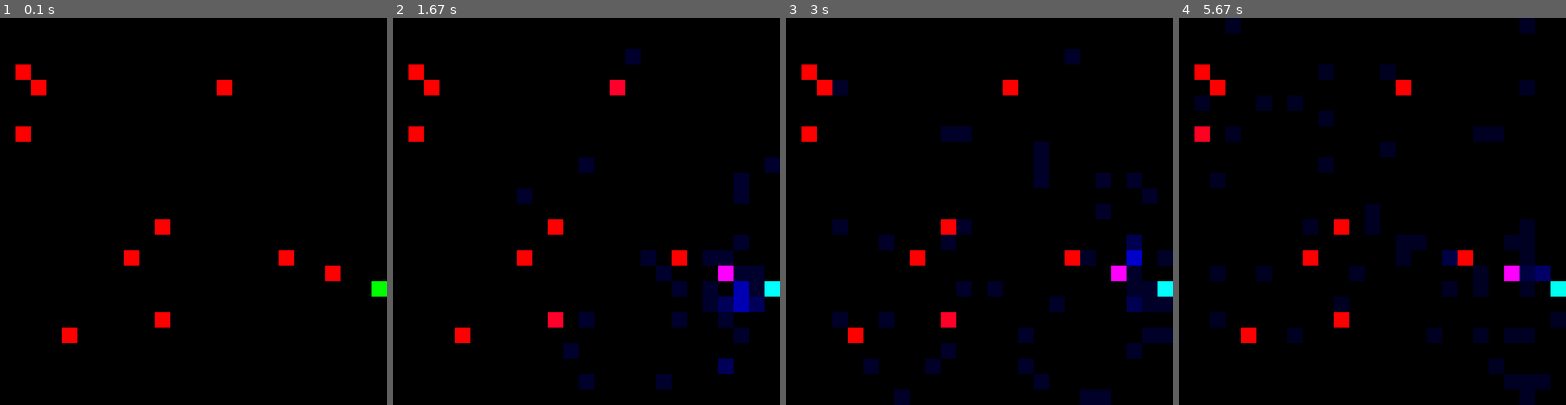
Above: before the commit, frames 1-4 (left to right).
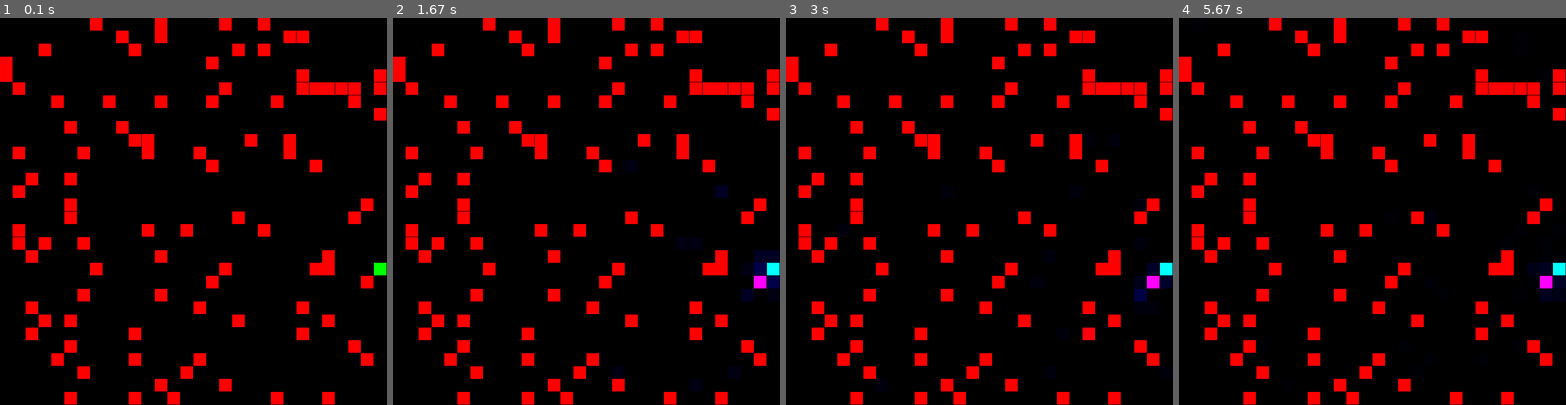
Above: after the commit, the same moments.

Repository: gandie/Ants
Game: pygame game, started from pygame_main.py
Same seed, same stepped clock (60 frames per second), same inputs: the game is played once before the commit and once after it.
Inputs:
- Up to frame 1 (0.1 s): no input
- Up to frame 2 (1.67 s): hold Up 0.33-0.8 s; hold Down 0.83-1.3 s; hold Up from 1.33 s (still down)
- Up to frame 3 (3 s): release Up at 1.8 s; hold Down 1.83-2.3 s; hold Up 2.33-2.8 s; hold Down from 2.83 s (still down)
- Up to frame 4 (5.67 s): release Down at 3.3 s; hold Up 3.33-3.8 s; hold Down 3.83-4.3 s; hold Up 4.33-4.8 s; hold Down 4.83-5.3 s; hold Up from 5.33 s (still down)

The runs differ from the first frame. In frame 1, 12% of the frame differs, in the area x 0-100%, y 0-100%; in frame 2, 16%; in frame 3, 18%; in frame 4, 19%.

Commit message:
autopep8 and minor changes.

Diff:
--- a/engine.py
+++ b/engine.py
@@ -1,26 +1,25 @@
 import random
 import time
 
+
 class Field(object):
 
-    def __init__(self, x = 0, y = 0,
-                 foodpath = 0, food = 0,
-                 homepath = 0,
-                 blocked = False, home = False
-    ):
+    def __init__(self, x=0, y=0, food=0,
+                 blocked=False, home=False
+                 ):
         self.x = x
         self.y = y
-        self.foodpath = foodpath
-        self.homepath = homepath
         self.food = food
         self.blocked = blocked
         self.home = home
 
         self.neighbours = []
 
+
 class Grid(object):
-    def __init__(self, size_x = 10, size_y = 10, food_quant = 1,
-                 min_food = 1000, max_food = 5000):
+
+    def __init__(self, size_x=10, size_y=10, food_quant=1,
+                 min_food=1000, max_food=5000):
         self.size_x = size_x
         self.size_y = size_y
         self.food_quant = food_quant
@@ -38,8 +37,8 @@
         for xi in range(self.size_x):
             for yi in range(self.size_y):
                 field = Field(
-                    x = xi,
-                    y = yi
+                    x=xi,
+                    y=yi
                 )
                 self.fields.append(field)
 
@@ -74,11 +73,11 @@
 
     def get_nfields(self, nx, ny):
         result = []
-        pos_x = [nx-1,nx,nx+1]
-        pos_y = [ny-1,ny,ny+1]
-        pos_comb = [(x,y) for x in pos_x for y in pos_y]
+        pos_x = [nx - 1, nx, nx + 1]
+        pos_y = [ny - 1, ny, ny + 1]
+        pos_comb = [(x, y) for x in pos_x for y in pos_y]
         for pos in pos_comb:
-            field = self.get_field_c(pos[0],pos[1])
+            field = self.get_field_c(pos[0], pos[1])
             if not field:
                 continue
             if field.x == nx and field.y == ny:
@@ -96,8 +95,9 @@
 
 
 class Ant(object):
-    def __init__(self, field = None, origin = None, home = None, engine = None,
-                 grid = None, state = 'food', inventory_size = 5):
+
+    def __init__(self, field=None, origin=None, home=None, engine=None,
+                 grid=None, state='food', inventory_size=5):
         self.field = field
         self.origin = origin
         self.home = home
@@ -112,11 +112,11 @@
         self.excitement = 10000
 
         self.state_map = {
-            'food' : self.search_food,
-            'idle' : self.do_nothing,
-            'take_food' : self.take_food,
-            'go_home' : self.go_home,
-            'return_home' : self.return_home
+            'food': self.search_food,
+            'idle': self.do_nothing,
+            'take_food': self.take_food,
+            'go_home': self.go_home,
+            'return_home': self.return_home
         }
 
     def run(self):
@@ -146,9 +146,10 @@
 
         # lookup food path
         if self.engine.ant_ai:
-            path_field = max(pfields, key = lambda field: field[1]) # 1 means food
+            # 1 means food
+            path_field = max(pfields, key=lambda field: field[1])
             if path_field[1] > 10:
-                new_field = path_field[0] # 0 means object
+                new_field = path_field[0]  # 0 means object
 
         # look for food
         food_field = [field for field in pfields if field[0].food > 0]
@@ -174,9 +175,10 @@
 
         # lookup home path
         if self.engine.ant_ai:
-            path_field = max(pfields, key = lambda field: field[2]) # 2 means home
+            # 2 means home
+            path_field = max(pfields, key=lambda field: field[2])
             if path_field[2] > 10:
-                new_field = path_field[0] # 0 means object
+                new_field = path_field[0]  # 0 means object
 
         # look for home
         home_field = [field for field in pfields if field[0].home]
@@ -214,25 +216,26 @@
 
     def put_trace(self, new_field):
         for triple in new_field.neighbours:
-            #print triple
+            # print triple
             if triple[0] != self.field:
                 continue
             if self.state == 'go_home' or self.state == 'return_home':
-                triple[1] += self.excitement # [1] means food trace!
+                triple[1] += self.excitement  # [1] means food trace!
             if self.state == 'food' or self.state == 'take_food':
-                triple[2] += self.excitement # [2] means home trace!
+                triple[2] += self.excitement  # [2] means home trace!
+
 
 class AntEngine(object):
 
-    def __init__(self, antcount = 1, grid_size_x = 10, grid_size_y = 10,
-                 food_quant = 1, inf_food = True, min_food = 1000,
-                 max_food = 5000, spawn_ants = True, ant_ai = True):
+    def __init__(self, antcount=1, grid_size_x=10, grid_size_y=10,
+                 food_quant=1, inf_food=True, min_food=1000,
+                 max_food=5000, spawn_ants=True, ant_ai=True):
 
         self.ant_ai = ant_ai
 
         self.food_count = 0
         self.ants_count = 0
-        self.grid_size = grid_size_x # !!
+        self.grid_size = grid_size_x  # !!
         self.returns = 0
 
         self.spawn_ants = spawn_ants
@@ -240,11 +243,11 @@
 
         self.inf_food = inf_food
         self.grid = Grid(
-            size_x = grid_size_x,
-            size_y = grid_size_y,
-            food_quant = food_quant,
-            min_food = min_food,
-            max_food = max_food
+            size_x=grid_size_x,
+            size_y=grid_size_y,
+            food_quant=food_quant,
+            min_food=min_food,
+            max_food=max_food
         )
         self.grid_home = self.grid.home_field
 
@@ -254,15 +257,16 @@
 
     def spawn_ant(self):
         new_ant = Ant(
-            home = self.grid_home,
-            field = self.grid_home,
-            grid = self.grid,
-            engine = self
+            home=self.grid_home,
+            field=self.grid_home,
+            grid=self.grid,
+            engine=self
         )
         self.ants.append(new_ant)
 
     def tick(self):
         self.ants_count = len(self.ants)
+
 
         self.grid.decay_paths()
         for ant in self.ants:
--- a/kivy_main.py
+++ /dev/null
@@ -1,76 +0,0 @@
-import random
-import time
-from engine import AntEngine
-
-from kivy.clock import Clock
-from kivy.app import App
-from kivy.uix.widget import Widget
-from kivy.graphics import *
-
-class Screen_Widget(Widget):
-
-    def __init__(self, **kwargs):
-        super(Screen_Widget, self).__init__(**kwargs)
-        self.engine = AntEngine(antcount = 500,grid_size_x = 25,
-                                grid_size_y = 25, food_quant = 1)
-        self.running = False
-        self.grid = self.engine.grid
-        self.ants = self.engine.ants
-
-        self.colors = {
-            'red' : Color(1,0,0,1),
-            'green' : Color(0,1,0,1),
-            'blue' : Color(0,0,1,.1),
-            'white' : Color(1,1,1,.1),
-            'black' : Color(0,0,0,.1)
-        }
-        self.mark_fields()
-        self.tick_count = 0
-
-    def draw_rect(self, field, color):
-        self.canvas.add(self.colors[color])
-        with self.canvas:
-            #Color(0,0,1,.1)
-            #self.colors[color]
-            Rectangle(pos=(field.x*17,field.y*17), size=(16,16))
-
-    def mark_fields(self):
-        for field in self.grid.fields:
-            if field.food > 0:
-                self.draw_rect(field, 'red')
-            if field.home:
-                self.draw_rect(field, 'green')
-
-    def on_touch_down(self, touch):
-        if self.running:
-            self.running = False
-            #self.clear_screen()
-            Clock.unschedule(self.update)
-            Clock.unschedule(self.clear_screen)
-        else:
-            self.running = True
-            Clock.schedule_interval(self.update, 1/10.0)
-            Clock.schedule_interval(self.clear_screen, 3)
-
-    def clear_screen(self, dt):
-        self.canvas.clear()
-        self.mark_fields()
-
-    def update(self, dt):
-        self.engine.tick()
-        self.tick_count += 1
-        #self.draw_rect()
-        #grid_fields = self.grid.fields
-        #if self.tick_count % 100 == 0:
-            #self.clear_screen(1)
-        for ant in self.ants:
-            self.draw_rect(ant.field, 'blue')
-
-
-class MyScreenApp(App):
-
-    def build(self):
-        return Screen_Widget()
-
-if __name__ == '__main__':
-    MyScreenApp().run()
--- a/pygame_adapter.py
+++ b/pygame_adapter.py
@@ -2,26 +2,27 @@
 import pygame
 import time
 
+
 class FieldHandler(object):
 
-    def __init__(self, resolution = (800,800)):
+    def __init__(self, resolution=(800, 800)):
 
         self.resoltuion = resolution
 
-        self.grid_size = 25
+        self.grid_size = 30
 
         self.field_size = resolution[0] / self.grid_size
 
         self.engine = AntEngine(
-            antcount = 50,
-            grid_size_x = self.grid_size,
-            grid_size_y = self.grid_size,
-            food_quant = 10,
-            inf_food = False,
-            min_food = 10000,
-            max_food = 50000,
-            spawn_ants = True,
-            ant_ai = True
+            antcount=100,
+            grid_size_x=self.grid_size,
+            grid_size_y=self.grid_size,
+            food_quant=100,
+            inf_food=False,
+            min_food=50000,
+            max_food=50000,
+            spawn_ants=True,
+            ant_ai=True
         )
 
         self.grid = self.engine.grid
@@ -53,7 +54,7 @@
                 field.blocked = False
 
     def draw_fields(self, display):
-        #time.sleep(0.5)
+        # time.sleep(0.5)
         if self.run_engine:
             self.engine.tick()
         for field in self.grid.fields:
@@ -70,9 +71,9 @@
 
             if field.food > 0:
                 red = 255
-                #print(field.food)
-                #food_ant_count = self.engine.count_ants(field)
-                #print(food_ant_count)
+                # print(field.food)
+                # food_ant_count = self.engine.count_ants(field)
+                # print(food_ant_count)
 
             ant_count = self.engine.count_ants(field)
             ants_count = float(self.engine.ants_count)
